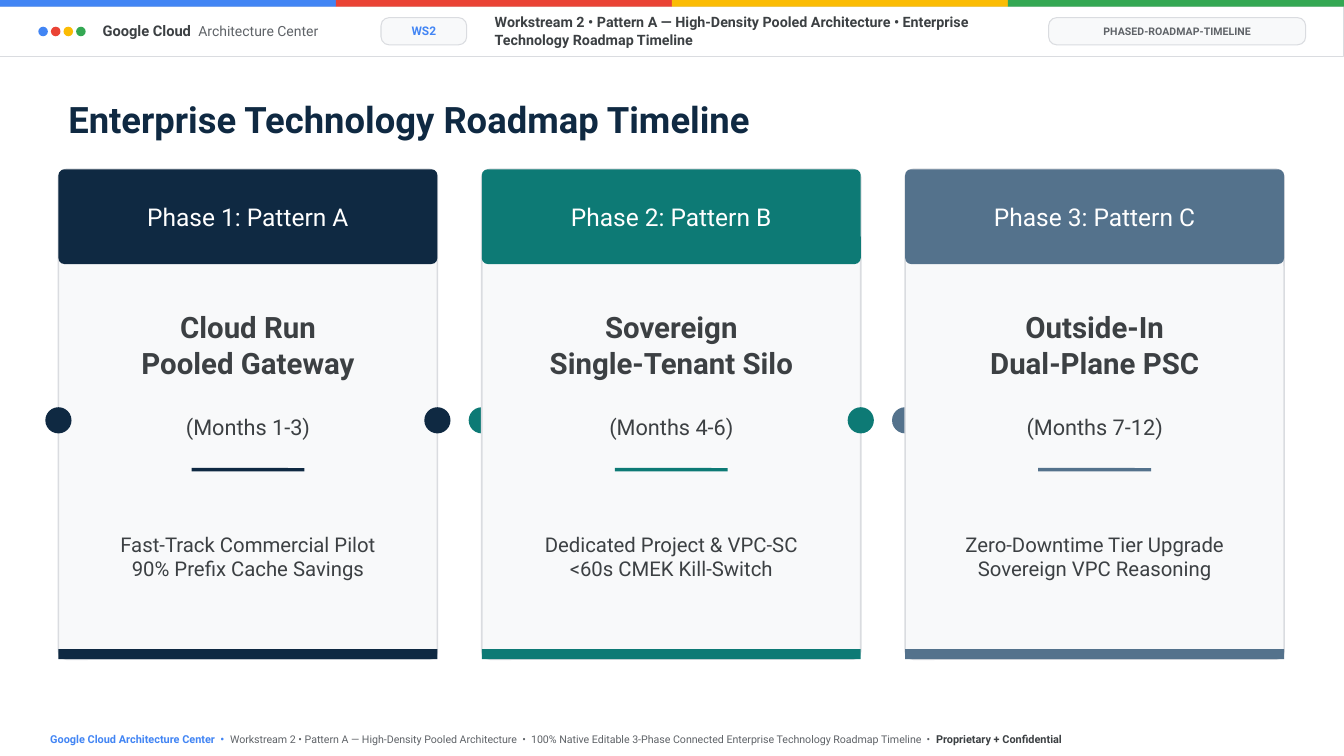
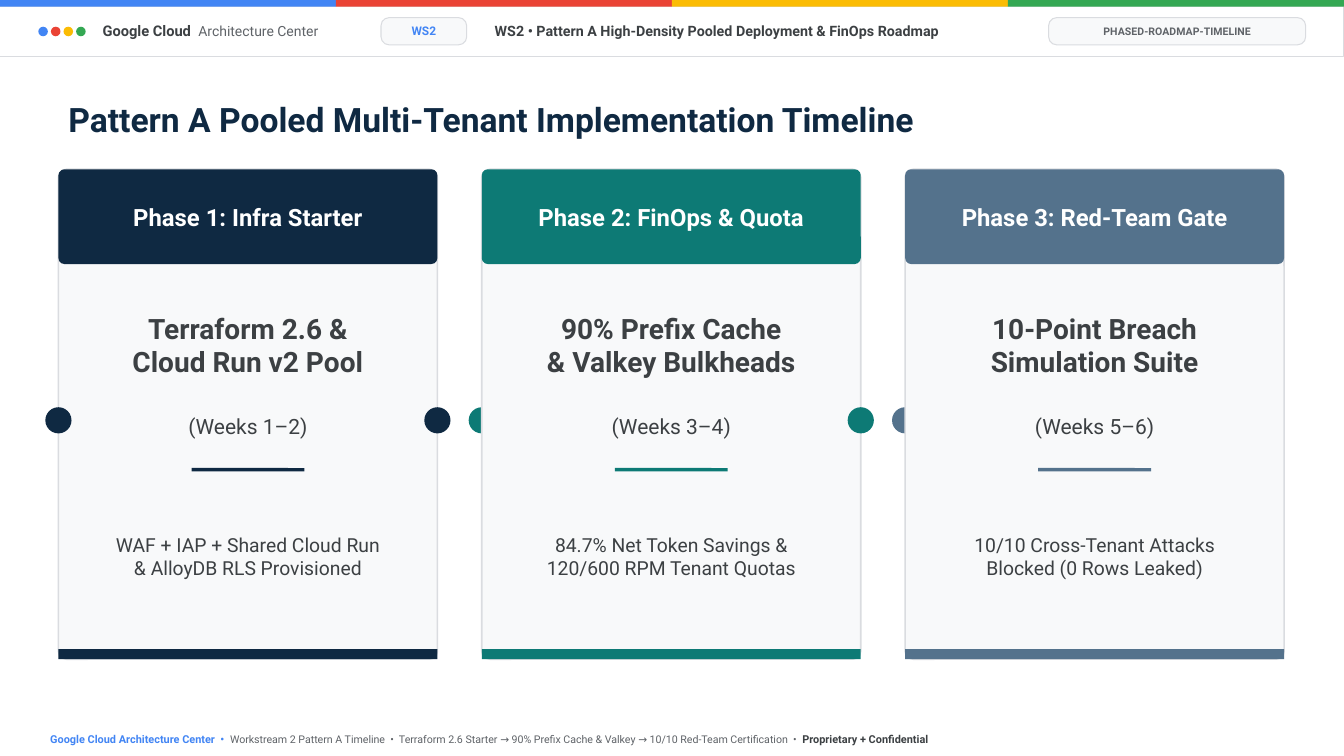
Before and after one commit to nitinaggarwal-12/blogs, a slide deck: slide 12 of slides/ws2-pattern-a-pooled-editable-slides.pptx (slide 18 before the commit). Drawn at 1344x756 pixels with LibreOffice and Linux fonts; fonts in the diff are those of the drawing. Boxes give left, top, right and bottom in pixels: in the first picture for what was removed or moved away, otherwise in the second. Text is boxed around its words. In the diff, an @@ line names an element or a change of style, - is before the commit and + after.

```diff
--- a/slides/ws2-pattern-a-pooled-editable-slides.pptx
+++ b/slides/ws2-pattern-a-pooled-editable-slides.pptx
@@ text at (495,25,939,39): text changed @@
-Workstream 2 • Pattern A — High-Density Pooled Architecture • Enterprise Technology Roadmap Timeline
+WS2 • Pattern A High-Density Pooled Deployment & FinOps Roadmap
@@ text at (68,106,914,139): text changed; size 26 to 24 pt @@
-Enterprise Technology Roadmap Timeline
+Pattern A Pooled Multi-Tenant Implementation Timeline
@@ text at (133,208,362,227): text changed; size 17.5 to 17 pt; bold on @@
-Phase 1: Pattern A
+Phase 1: Infra Starter
@@ text at (538,208,804,231): text changed; size 17.5 to 17 pt; bold on @@
-Phase 2: Pattern B
+Phase 2: FinOps & Quota
@@ text at (962,208,1227,226): text changed; size 17.5 to 17 pt; bold on @@
-Phase 3: Pattern C
+Phase 3: Red-Team Gate
@@ text at (132,317,363,373): text changed; size 21 to 20 pt @@
-Cloud Run
-Pooled Gateway
+Terraform 2.6 &
+Cloud Run v2 Pool
@@ text at (561,317,795,378): text changed; size 21 to 20 pt @@
-Sovereign
-Single-Tenant Silo
+90% Prefix Cache
+& Valkey Bulkheads
@@ text at (991,318,1198,373): text changed; size 21 to 20 pt @@
-Outside-In
-Dual-Plane PSC
+10-Point Breach
+Simulation Suite
@@ text at (188,417,308,439): text changed; size 15.5 to 15 pt @@
-(Months 1-3)
+(Weeks 1–2)
@@ text at (612,417,731,439): text changed; size 15.5 to 15 pt @@
-(Months 4-6)
+(Weeks 3–4)
@@ text at (1035,417,1155,439): text changed; size 15.5 to 15 pt @@
-(Months 7-12)
+(Weeks 5–6)
@@ text at (116,537,380,579): text changed; size 14.5 to 13.8 pt @@
-Fast-Track Commercial Pilot
-90% Prefix Cache Savings
+WAF + IAP + Shared Cloud Run
+& AlloyDB RLS Provisioned
@@ text at (547,537,796,577): text changed; size 14.5 to 13.8 pt @@
-Dedicated Project & VPC-SC
-<60s CMEK Kill-Switch
+84.7% Net Token Savings &
+120/600 RPM Tenant Quotas
@@ text at (974,537,1214,579): text changed; size 14.5 to 13.8 pt @@
-Zero-Downtime Tier Upgrade
-Sovereign VPC Reasoning
+10/10 Cross-Tenant Attacks
+Blocked (0 Rows Leaked)
@@ text at (50,734,929,746): text changed @@
-Google Cloud Architecture Center • Workstream 2 • Pattern A — High-Density Pooled Architecture • 100% Native Editable 3-Phase Connected Enterprise Technology Roadmap Timeline • Proprietary + Confidential
+Google Cloud Architecture Center • Workstream 2 Pattern A Timeline • Terraform 2.6 Starter → 90% Prefix Cache & Valkey → 10/10 Red-Team Certification • Proprietary + Confidential
```
Also in this commit, not shown: 8 other slides changed, 2 slides added, 16 slides removed, 13 other files.
